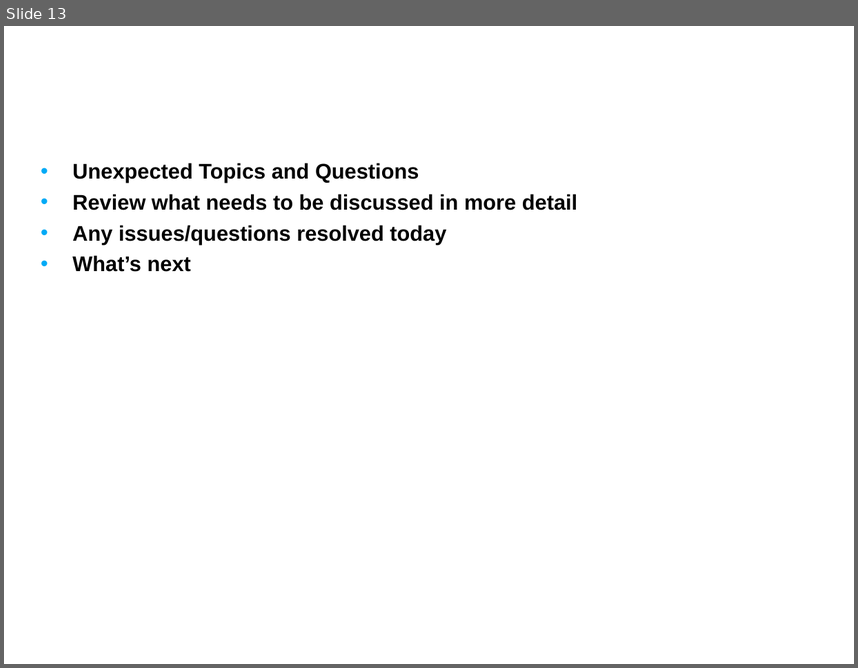
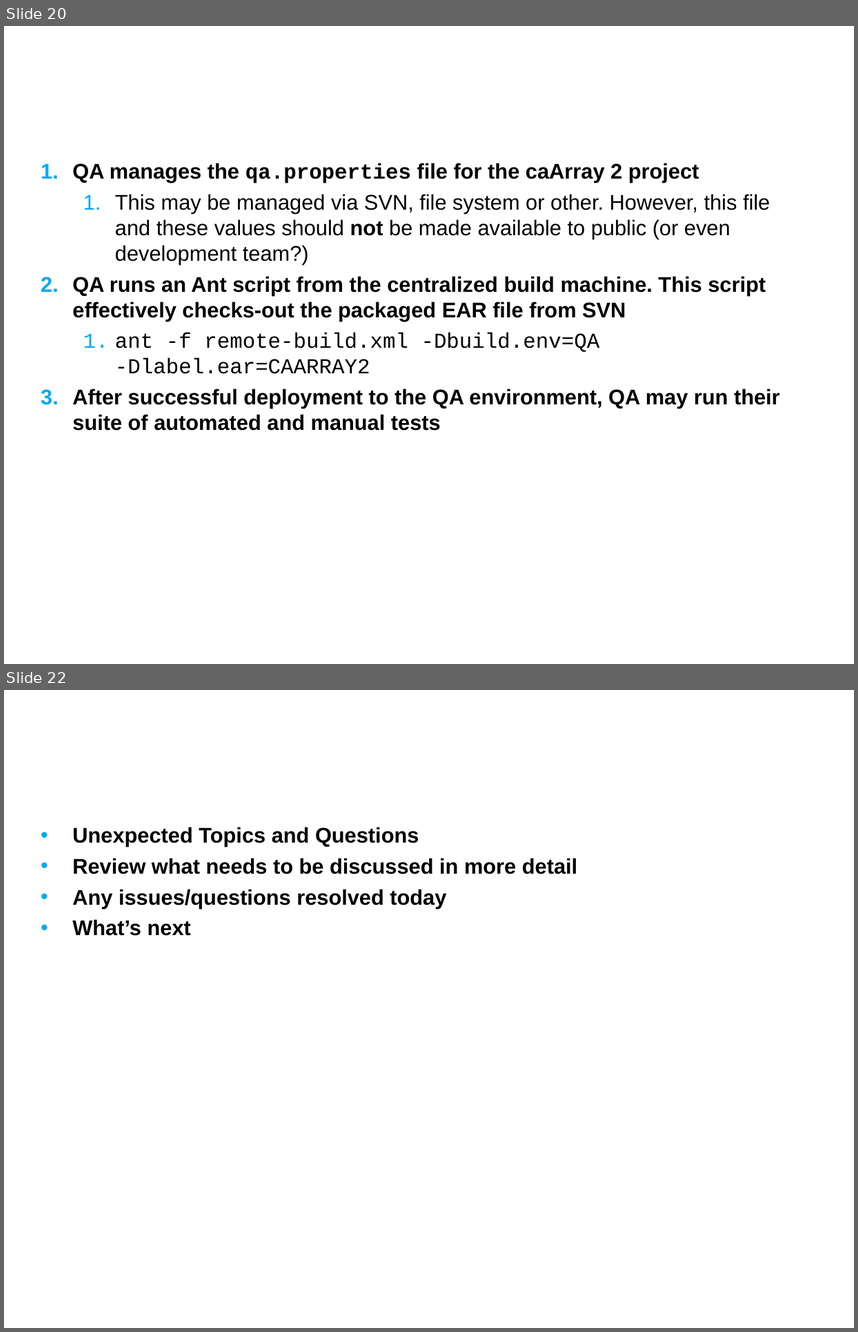
Before and after one commit to NCIP/caarray-docs, a slide deck: project_management/reports/development_to_qa_handoff.ppt. Shown one above the other, each under a label of ours: slide 13 before the commit, slides 20 and 22 after it; the slides between them are not shown. The pictures are 858x668 and 858x1332 pixels, drawn with LibreOffice and Linux fonts; fonts in the diff are those of the drawing; background and template pictures are left out. Boxes give left, top, right and bottom in pixels: in the first picture for what was removed or moved away, otherwise in the second. Text is boxed around its words. In the diff, an @@ line names an element or a change of style, - is before the commit and + after.

Commit message:
added build and deploy slides

```diff
--- a/project_management/reports/development_to_qa_handoff.ppt
+++ b/project_management/reports/development_to_qa_handoff.ppt
@@ slide 20 added at [4, 26, 854, 664], background picture (left out) @@
@@ text added at [72, 163, 780, 430], 18 pt, text #000000, bold @@
+1. QA manages the qa.properties file for the caArray 2 project
+  1. This may be managed via SVN, file system or other. However, this file and these values should not be made available to public (or even development team?)
+2. QA runs an Ant script from the centralized build machine. This script effectively checks-out the packaged EAR file from SVN
+  1. ant -f remote-build.xml -Dbuild.env=QA -Dlabel.ear=CAARRAY2
+3. After successful deployment to the QA environment, QA may run their suite of automated and manual tests
@@ title added at [41, 276, 59, 292], 24 pt, text #FFFFFF, bold @@
+QA Scenario for caArray 2
@@ what was slide 13 is now slide 22 @@
```
Also in this commit, not shown: 9 other slides added, 1 slide removed.
